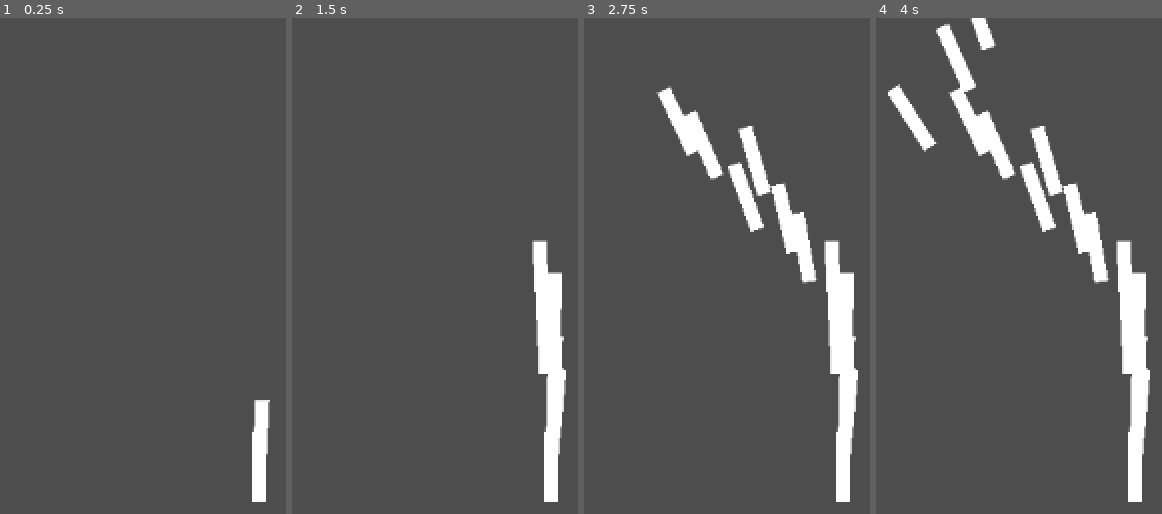
Above: before the commit, frames 1-4 (left to right).
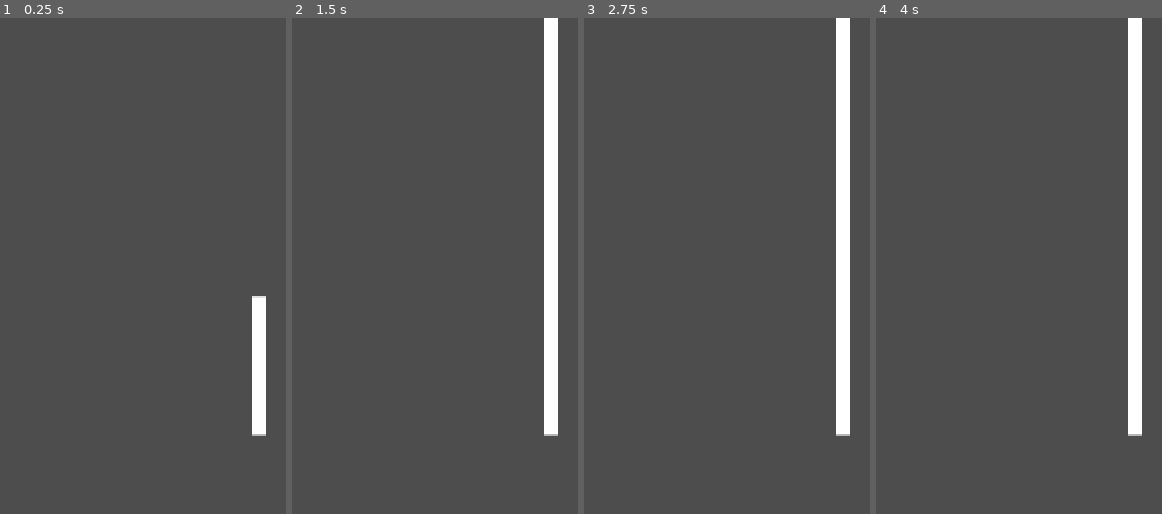
Above: after the commit, the same moments.

Repository: LiveFromZero/slimemind-fork
Game: Godot game, scene res://main.tscn
Same seed, same stepped clock (60 frames per second), same inputs: the game is played once before the commit and once after it.
Inputs:
- Up to frame 1 (0.25 s): no input
- Up to frame 2 (1.5 s): tap Enter at 0.5 s; tap Space at 1.25 s
- Up to frame 3 (2.75 s): tap Enter at 2 s
- Up to frame 4 (4 s): tap Space at 3.5 s

The runs differ from the first frame. In frame 1, 1.9% of the frame differs, in the area x 88-95%, y 56-98%; in frame 2, 4.7%; in frame 3, 9.0%; in frame 4, 11%, in the area x 4-96%, y 0-98%.

Commit message:
func: One Arm is growing straight up

Diff:
--- a/main.tscn
+++ b/main.tscn
@@ -7,3 +7,4 @@
 [node name="Camera2D" type="Camera2D" parent="."]
 
 [node name="ArmSegment" parent="." instance=ExtResource("1_ig7tw")]
+position = Vector2(0, -50)
--- a/scenes/arm_segment.tscn
+++ b/scenes/arm_segment.tscn
@@ -7,9 +7,8 @@
 
 [node name="ColorRect" type="ColorRect" parent="."]
 offset_left = -5.0
-offset_top = -25.0
+offset_top = -23.0
 offset_right = 5.0
-offset_bottom = 25.0
+offset_bottom = 27.0
 
 [node name="Marker2D" type="Marker2D" parent="."]
-position = Vector2(0, -23)
--- /dev/null
+++ b/scenes/control_gui.tscn
@@ -0,0 +1,3 @@
+[gd_scene format=3 uid="uid://dqvleyppv7wof"]
+
+[node name="Control GUI" type="Node2D"]
--- /dev/null
+++ b/scenes/world.tscn
@@ -0,0 +1,3 @@
+[gd_scene format=3 uid="uid://ojlxgt03ouxb"]
+
+[node name="World" type="Node2D"]
--- a/scripts/arm_segment.gd
+++ b/scripts/arm_segment.gd
@@ -21,18 +21,10 @@
 	# 1. Neues Segment instanziieren
 	var new_segment: Node2D = segment_scene.instantiate()
 
-	# 2. Zufällige Rotation bestimmen
-	var angle_offset: float = randf_range(deg_to_rad(-10), deg_to_rad(10))
-
-	# 3. Die globale Transformation des Ankerpunkts holen
-	var new_transform: Transform2D = attachment_point.global_transform
-
-	# 4. Zufällige Transformation zur aktuellen Transformation hinzufügen
-	# Marker definiert Grundrichtung, offset die Abweichung
-	new_transform = new_transform.rotated(angle_offset)
-
 	# 5. Das neue Segment als Kind zum obersten Root-Node hinzufügen
 	get_parent().add_child(new_segment)
 
+	new_segment.global_position = attachment_point.global_position
+
 	# 6. Transformation zuweisen -> Platzierung am Ankerpunkt
-	new_segment.global_transform = new_transform
+	new_segment.position += Vector2(0, -50)
